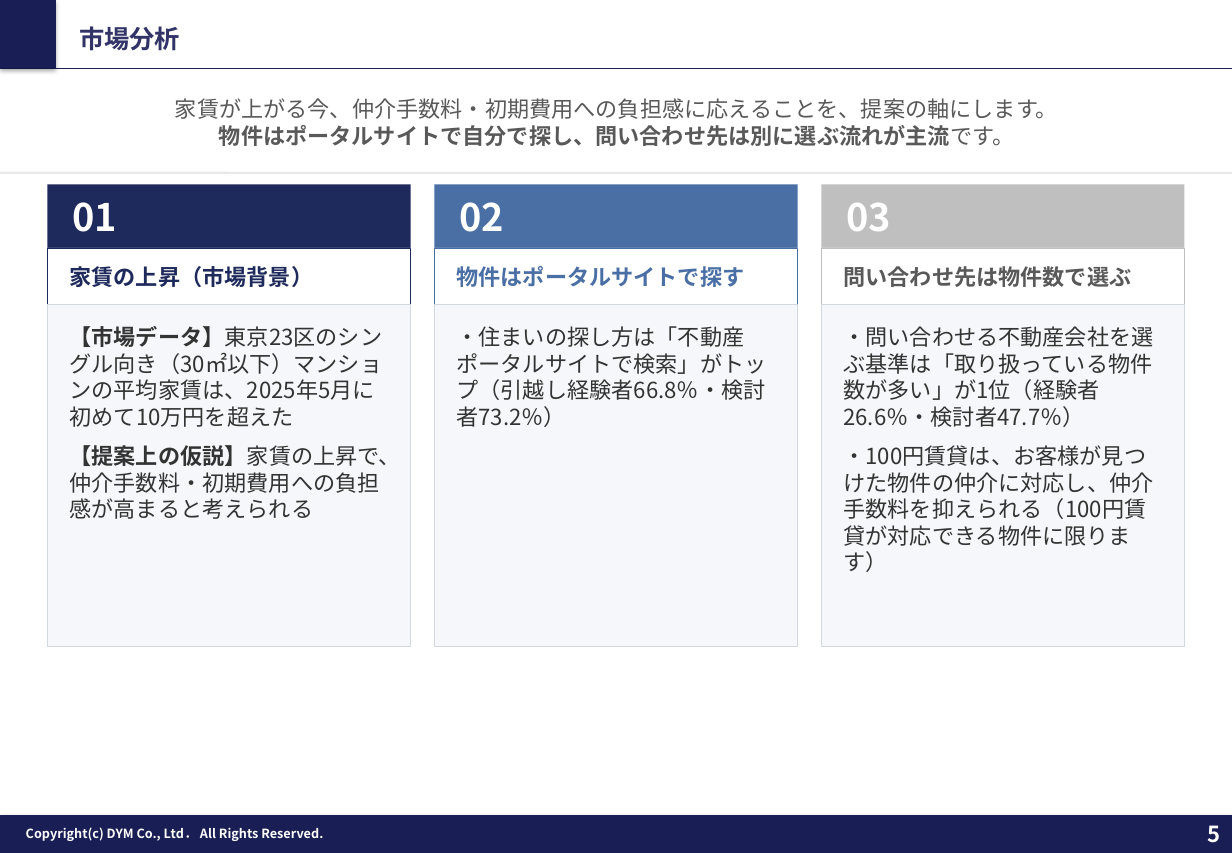
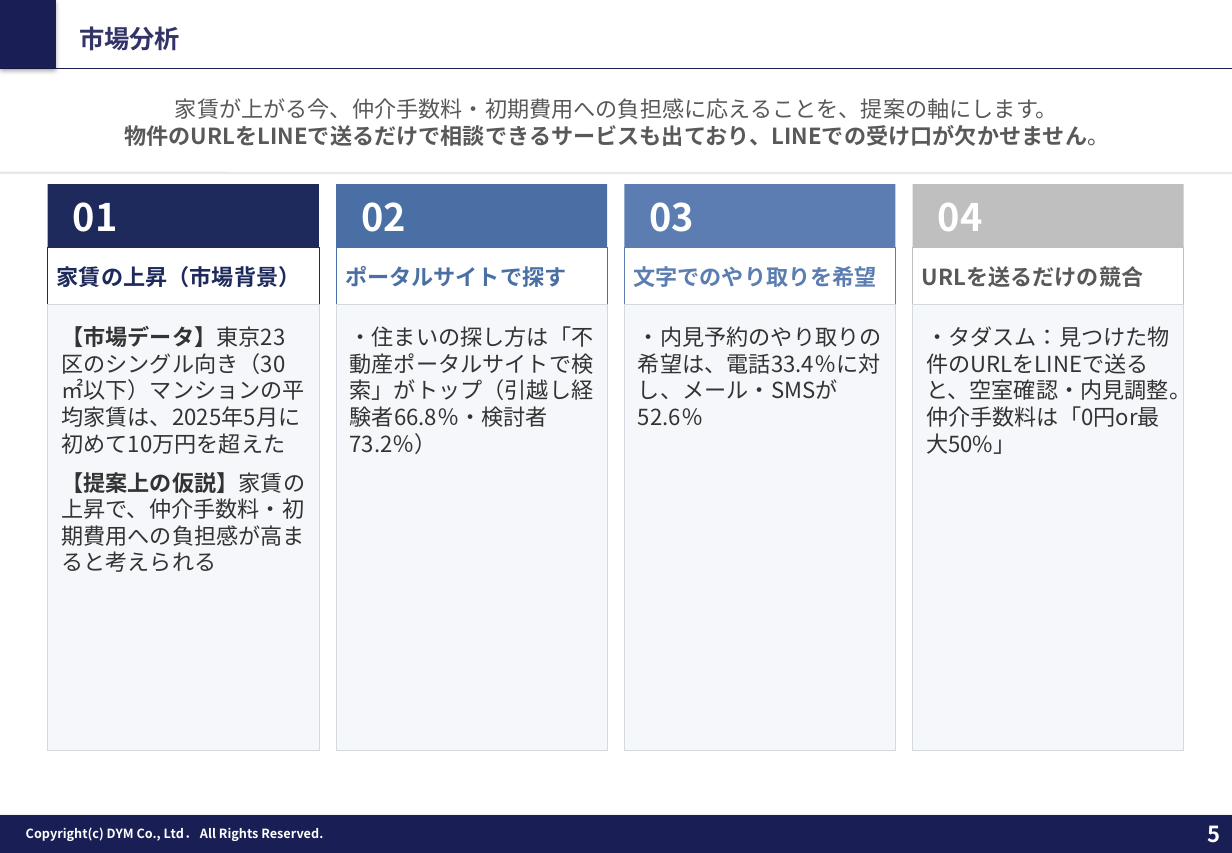
Before and after one commit to tonomura-r-dev/folder, a slide deck: slide 5 of 202610_株式会社あらうち御中_LINE公式アカウント運用のご提案_v9.pptx. Drawn at 1232x853 pixels with LibreOffice and Linux fonts; fonts in the diff are those of the drawing; background and template pictures are left out. Boxes give left, top, right and bottom in pixels: in the first picture for what was removed or moved away, otherwise in the second. Text is boxed around its words. In the diff, an @@ line names an element or a change of style, - is before the commit and + after.

```diff
--- a/202610_株式会社あらうち御中_LINE公式アカウント運用のご提案_v9.pptx
+++ b/202610_株式会社あらうち御中_LINE公式アカウント運用のご提案_v9.pptx
@@ text at (124,125,1109,146): text changed @@
-物件はポータルサイトで自分で探し、問い合わせ先は別に選ぶ流れが主流です。
+物件のURLをLINEで送るだけで相談できるサービスも出ており、LINEでの受け口が欠かせません。
@@ rectangle "01": place and size @@
-rectangle "01" at (48,184,411,248)
+rectangle "01" at (48,184,319,248)
@@ rectangle "02": place and size @@
-rectangle "02" at (435,184,797,248)
+rectangle "02" at (336,184,606,248)
@@ rectangle "03": place and size @@
-rectangle "03" at (821,184,1184,248)
+rectangle "03" at (625,184,895,248)
@@ rectangle "03" at (625,184,895,248): fill #BFBFBF to #5B7DB1 @@
@@ rectangle added at (912,184,1183,248), fill #BFBFBF, 24 pt, text #FFFFFF, bold @@
+04
@@ rectangle "家賃の上昇（市場背景）": place and size @@
-rectangle "家賃の上昇（市場背景）" at (48,248,411,305)
+rectangle "家賃の上昇（市場背景）" at (48,248,319,305)
@@ rectangle "ポータルサイトで探す": place and size @@
-rectangle "ポータルサイトで探す" at (435,248,797,305)
+rectangle "ポータルサイトで探す" at (336,248,606,305)
@@ text in rectangle at (345,266,566,287): text changed @@
-物件はポータルサイトで探す
+ポータルサイトで探す
@@ rectangle "文字でのやり取りを希望": place and size @@
-rectangle "文字でのやり取りを希望" at (821,248,1184,305)
+rectangle "文字でのやり取りを希望" at (625,248,895,305)
@@ rectangle "文字でのやり取りを希望" at (625,248,895,305): outline #BFBFBF 0.5 pt to #5B7DB1 0.5 pt @@
@@ text in rectangle at (633,266,877,287): text changed; text colour #595959 to #5B7DB1 @@
-問い合わせ先は物件数で選ぶ
+文字でのやり取りを希望
@@ rectangle added at (912,248,1183,305), fill #FFFFFF, outline #BFBFBF 0.5 pt, 14 pt, text #595959, bold @@
+URLを送るだけの競合
@@ rectangle "【市場データ】東京23区のシングル向き（30㎡以下）マンションの平均家賃は、2025年5月に初めて10万円を超えた": place and size @@
-rectangle "【市場データ】東京23区のシングル向き（30㎡以下）マンションの平均家賃は、2025年5月に初めて10万円を超えた" at (48,305,411,646)
+rectangle "【市場データ】東京23区のシングル向き（30㎡以下）マンションの平均家賃は、2025年5月に初めて10万円を超えた" at (48,305,319,751)
@@ rectangle "・住まいの探し方は「不動産ポータルサイトで検索」がトップ（引越し経験者66.8％・検討者73.2％）": place and size @@
-rectangle "・住まいの探し方は「不動産ポータルサイトで検索」がトップ（引越し経験者66.8％・検討者73.2％）" at (435,305,797,646)
+rectangle "・住まいの探し方は「不動産ポータルサイトで検索」がトップ（引越し経験者66.8％・検討者73.2％）" at (336,305,606,751)
@@ rectangle "・内見予約のやり取りの希望は、電話33.4％に対し、メール・SMSが52.6％": place and size @@
-rectangle "・内見予約のやり取りの希望は、電話33.4％に対し、メール・SMSが52.6％" at (821,305,1184,646)
+rectangle "・内見予約のやり取りの希望は、電話33.4％に対し、メール・SMSが52.6％" at (625,305,895,751)
@@ text in rectangle at (638,326,882,426): text changed @@
-・問い合わせる不動産会社を選ぶ基準は「取り扱っている物件数が多い」が1位（経験者26.6％・検討者47.7％）
-・100円賃貸は、お客様が見つけた物件の仲介に対応し、仲介手数料を抑えられる（100円賃貸が対応できる物件に限ります）
+・内見予約のやり取りの希望は、電話33.4％に対し、メール・SMSが52.6％
@@ rectangle added at (912,305,1183,751), fill #F5F7FA, outline #D1D8E0 0.5 pt, 14 pt, text #333333 @@
+・タダスム：見つけた物件のURLをLINEで送ると、空室確認・内見調整。仲介手数料は「0円or最大50%」
```
Also in this commit, not shown: 11 other slides changed, 2 slides removed, 3 other files.
